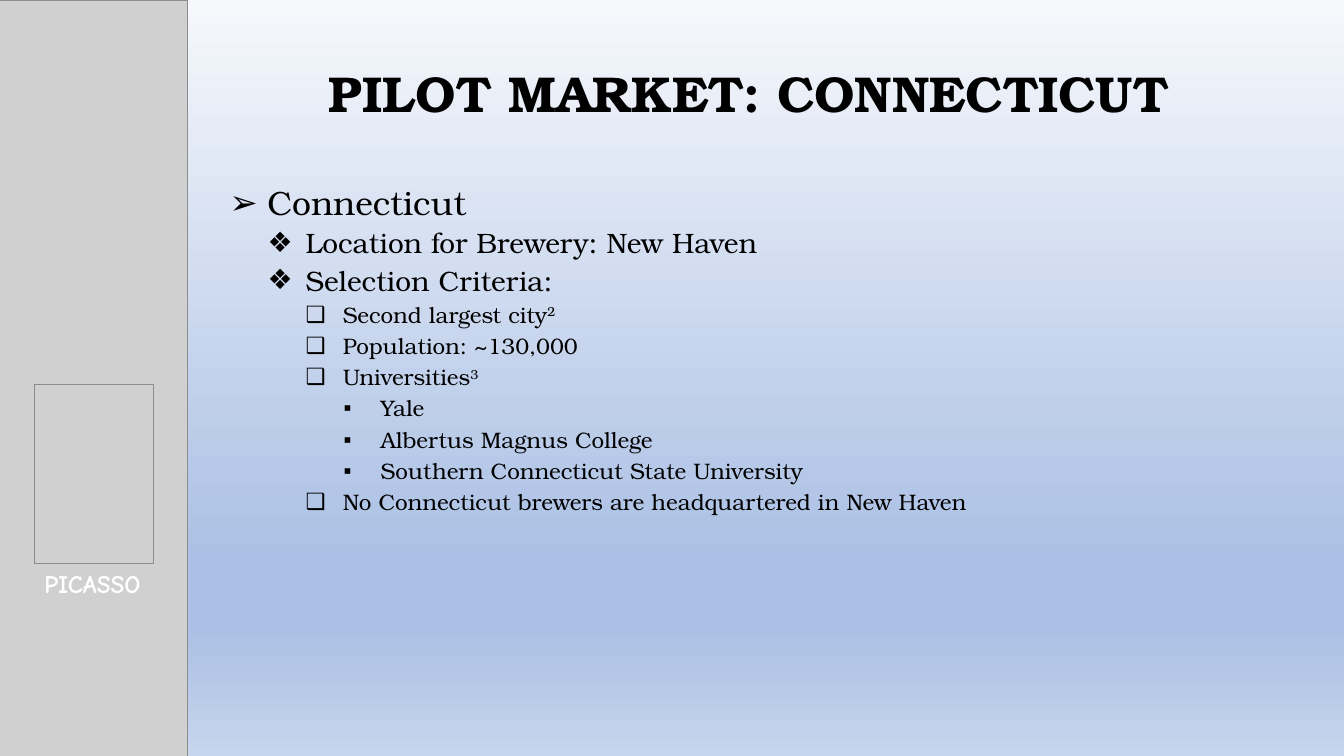
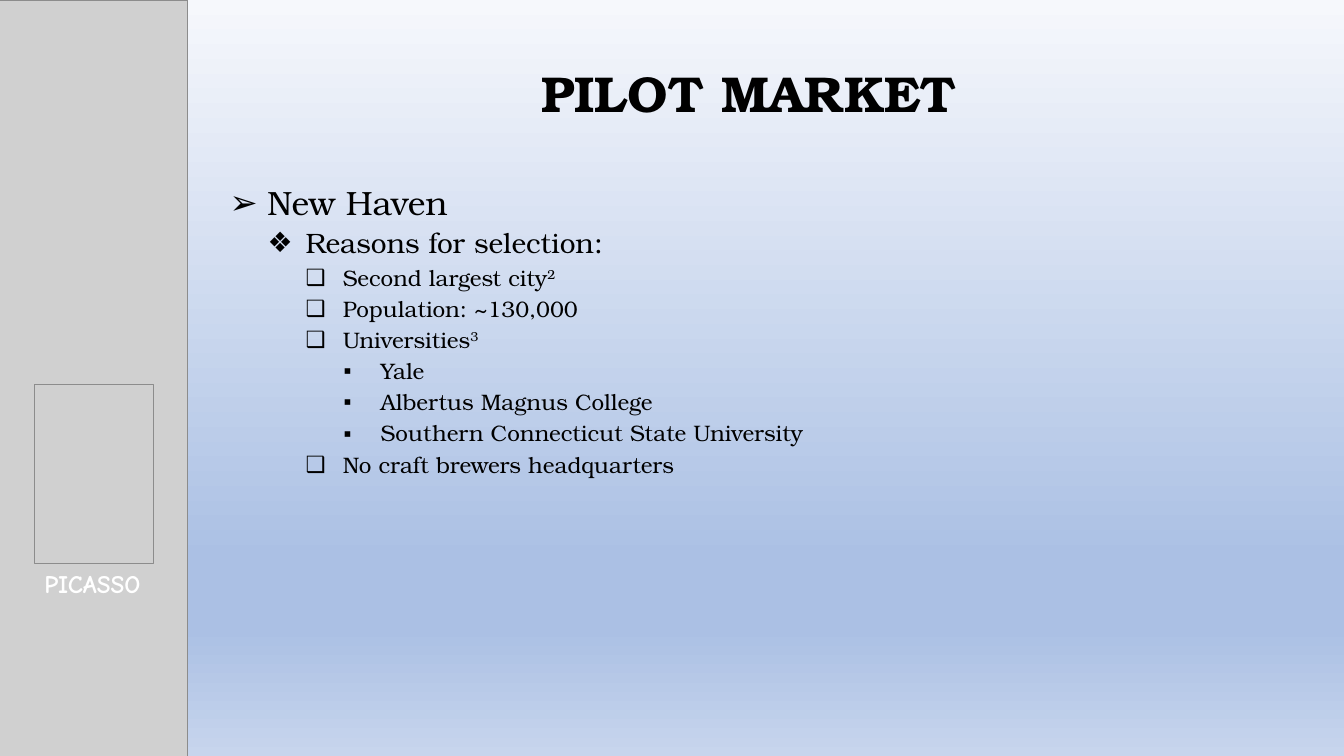
Before and after one commit to kjurekSMU/6306_JKT_Case_Study_1, a slide deck: slide 6 of Beer_Expansion_Project.pptx. Drawn at 1344x756 pixels with LibreOffice and Linux fonts; fonts in the diff are those of the drawing; grey boxes stand for pictures. Boxes give left, top, right and bottom in pixels: in the first picture for what was removed or moved away, otherwise in the second. Text is boxed around its words. In the diff, an @@ line names an element or a change of style, - is before the commit and + after.

```diff
--- a/Beer_Expansion_Project.pptx
+++ b/Beer_Expansion_Project.pptx
@@ text at <box>541,77,956,113</box>: text changed @@
-PILOT MARKET: CONNECTICUT
+PILOT MARKET
@@ subtitle at <box>267,192,603,254</box>: text changed @@
-➢ Connecticut
-  ❖ Location for Brewery: New Haven
-  ❖ Selection Criteria:
+➢ New Haven
+  ❖ Reasons for selection:
@@ subtitle at <box>343,456,674,478</box>: text changed @@
-      ❑ No Connecticut brewers are headquartered in New Haven
+      ❑ No craft brewers headquarters
```
Also in this commit, not shown: 10 other slides changed.
